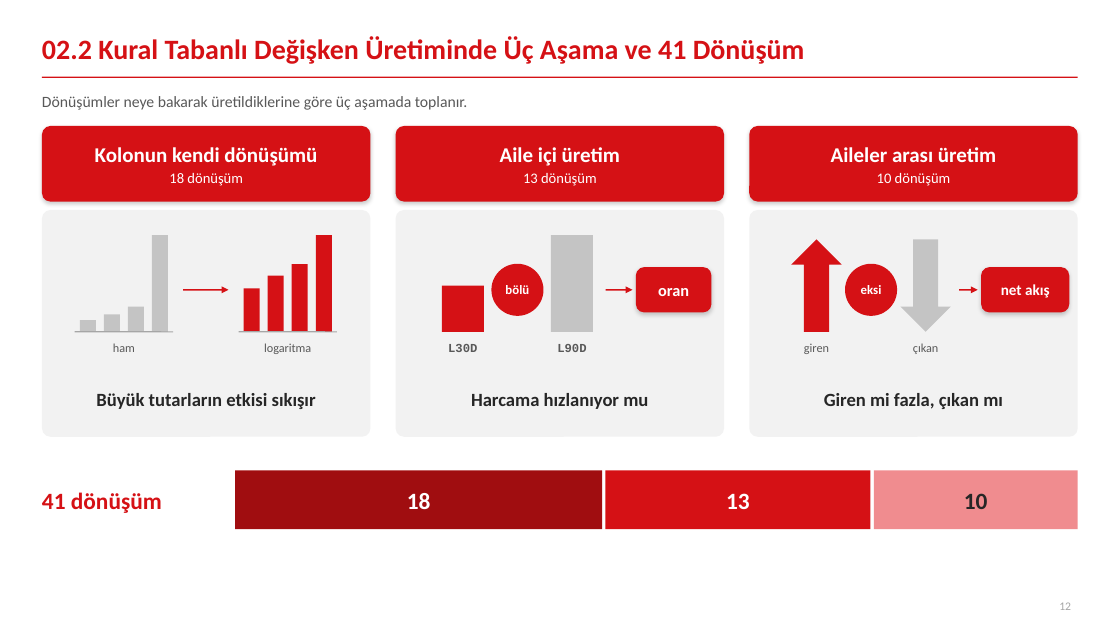
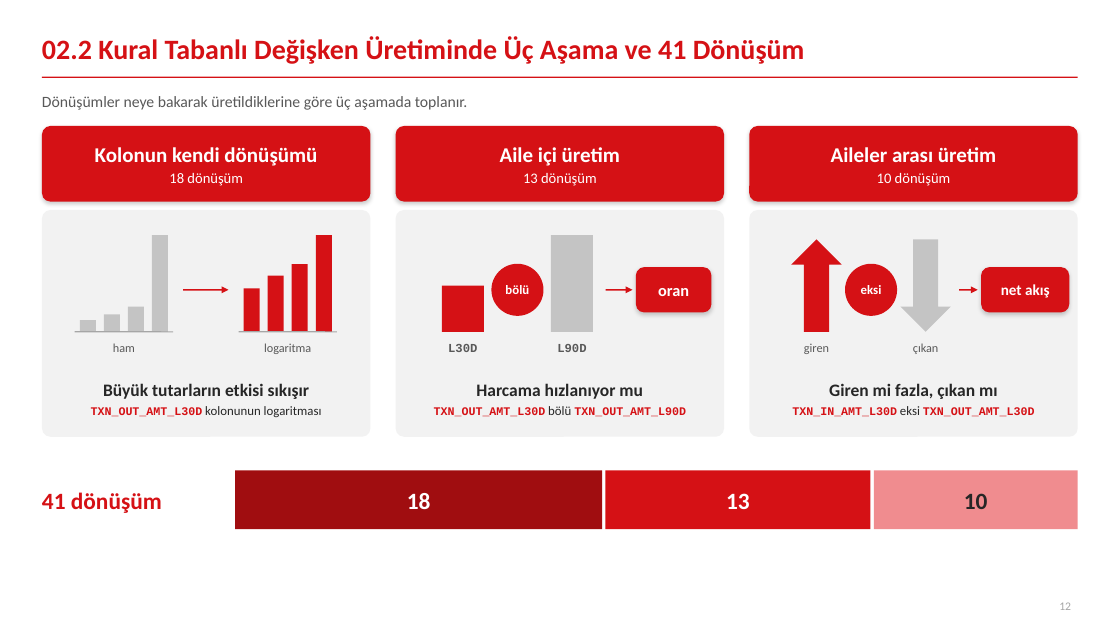
Before and after one commit to canmergen/amp, a slide deck: slide 12 of analitik_modelleme_platformu_GUNCEL/sunum/Platform_Sunum_Sade.pptx. Drawn at 1120x630 pixels with LibreOffice and Linux fonts; fonts in the diff are those of the drawing. Boxes give left, top, right and bottom in pixels: in the first picture for what was removed or moved away, otherwise in the second. Text is boxed around its words. In the diff, an @@ line names an element or a change of style, - is before the commit and + after.

```diff
--- a/analitik_modelleme_platformu_GUNCEL/sunum/Platform_Sunum_Sade.pptx
+++ b/analitik_modelleme_platformu_GUNCEL/sunum/Platform_Sunum_Sade.pptx
@@ text "Büyük tutarların etkisi sıkışır": place and size @@
-text "Büyük tutarların etkisi sıkışır" at (96,393,316,409)
+text "Büyük tutarların etkisi sıkışır" at (91,383,322,417)
@@ text at (103,383,309,399): size 16 to 15 pt in "Büyük tutarların etkisi sıkışır"; more space between paragraphs @@
@@ text "Harcama hızlanıyor mu": place and size @@
-text "Harcama hızlanıyor mu" at (471,393,648,409)
+text "Harcama hızlanıyor mu" at (434,383,686,417)
@@ text at (476,383,643,399): size 16 to 15 pt in "Harcama hızlanıyor mu"; more space between paragraphs @@
@@ text "Giren mi fazla, çıkan mı": place and size @@
-text "Giren mi fazla, çıkan mı" at (824,393,1003,409)
+text "Giren mi fazla, çıkan mı" at (792,383,1035,417)
@@ text at (829,383,998,399): size 16 to 15 pt in "Giren mi fazla, çıkan mı"; more space between paragraphs @@
@@ text at (91,406,322,417): paragraph added @@
+TXN_OUT_AMT_L30D kolonunun logaritması
@@ text at (434,406,686,417): paragraph added @@
+TXN_OUT_AMT_L30D bölü TXN_OUT_AMT_L90D
@@ text at (792,406,1035,417): paragraph added @@
+TXN_IN_AMT_L30D eksi TXN_OUT_AMT_L30D
```
Also in this commit, not shown: 10 other slides changed, 1 other file.
